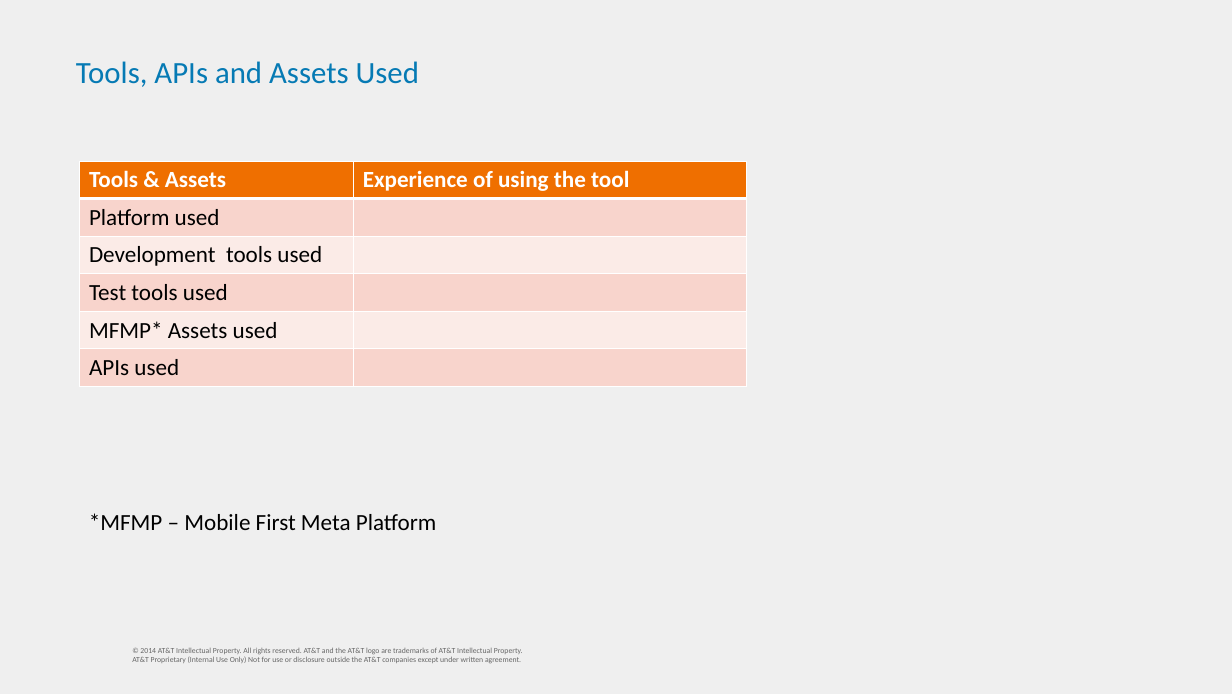
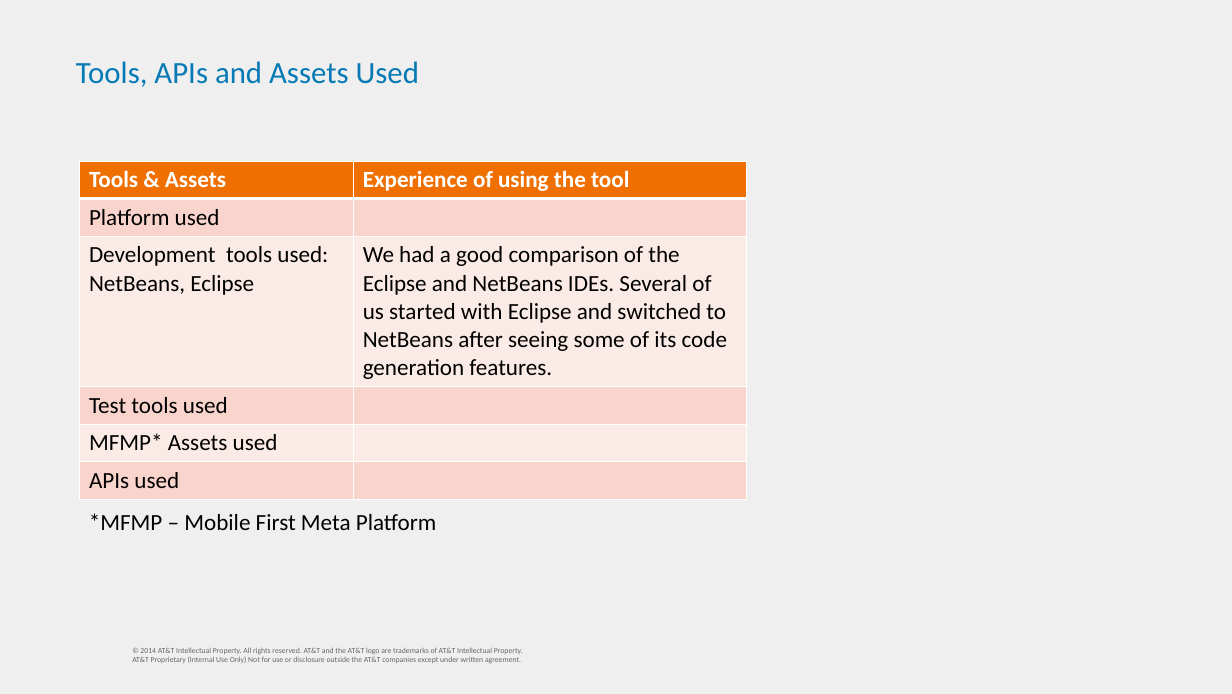
Before and after one commit to km4657/BraveHackers2014, a slide deck: slide 8 of shortener/BraveHackers/web/presentation/Mobilithon_Final_Presentation_Bravehackers.pptx. Drawn at 1232x694 pixels with LibreOffice and Linux fonts; fonts in the diff are those of the drawing; background and template pictures are left out. Boxes give left, top, right and bottom in pixels: in the first picture for what was removed or moved away, otherwise in the second. Text is boxed around its words. In the diff, an @@ line names an element or a change of style, - is before the commit and + after.

```diff
--- a/shortener/BraveHackers/web/presentation/Mobilithon_Final_Presentation_Bravehackers.pptx
+++ b/shortener/BraveHackers/web/presentation/Mobilithon_Final_Presentation_Bravehackers.pptx
@@ table at (80,161,746,497) @@
-row 3, column 1: Development tools used
+row 3, column 1: Development tools used: / NetBeans, Eclipse
-row 3, column 2: 
+row 3, column 2: We had a good comparison of the Eclipse and NetBeans IDEs. Several of us started with Eclipse and switched to NetBeans after seeing some of its code generation features.
```
Also in this commit, not shown: 1 other slide changed.
